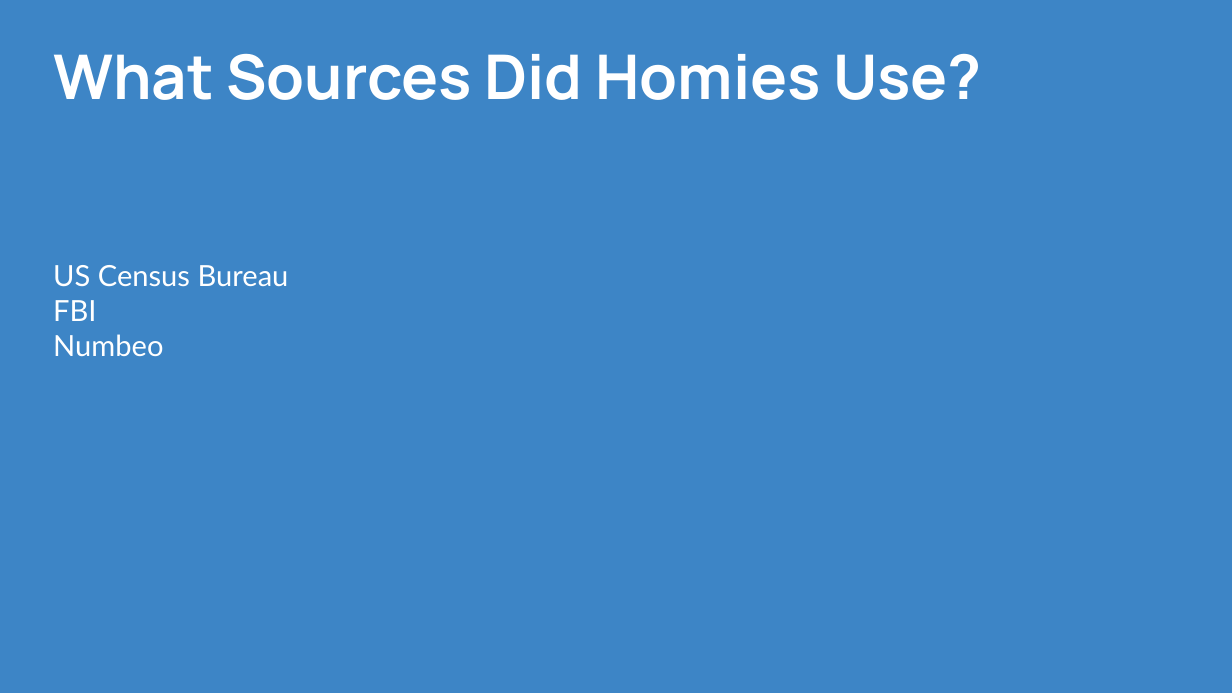
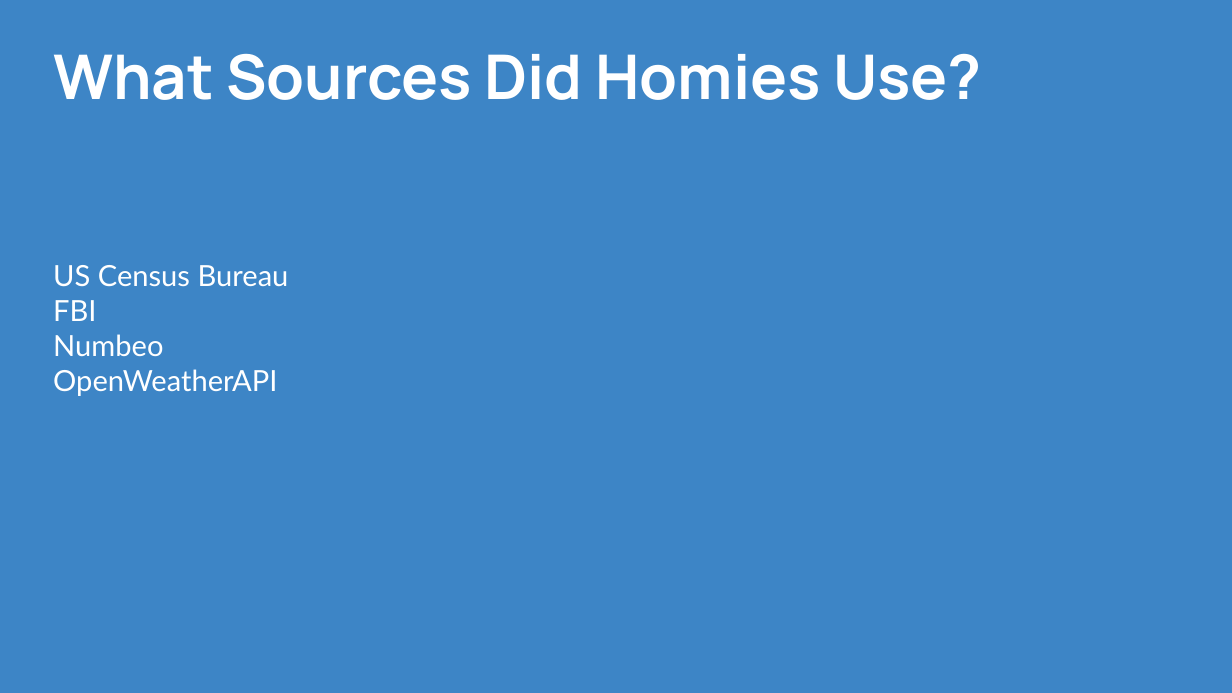
Before and after one commit to CPrince20/Homies, a slide deck: slide 8 of Homies City Collection.pptx. Drawn at 1232x693 pixels with LibreOffice and Linux fonts; fonts in the diff are those of the drawing. Boxes give left, top, right and bottom in pixels: in the first picture for what was removed or moved away, otherwise in the second. Text is boxed around its words. In the diff, an @@ line names an element or a change of style, - is before the commit and + after.

```diff
--- a/Homies City Collection.pptx
+++ b/Homies City Collection.pptx
@@ text at (x1=53, y1=369, x2=277, y2=396): paragraph added @@
+OpenWeatherAPI
```
Also in this commit, not shown: 3 other slides changed, 1 slide removed.
